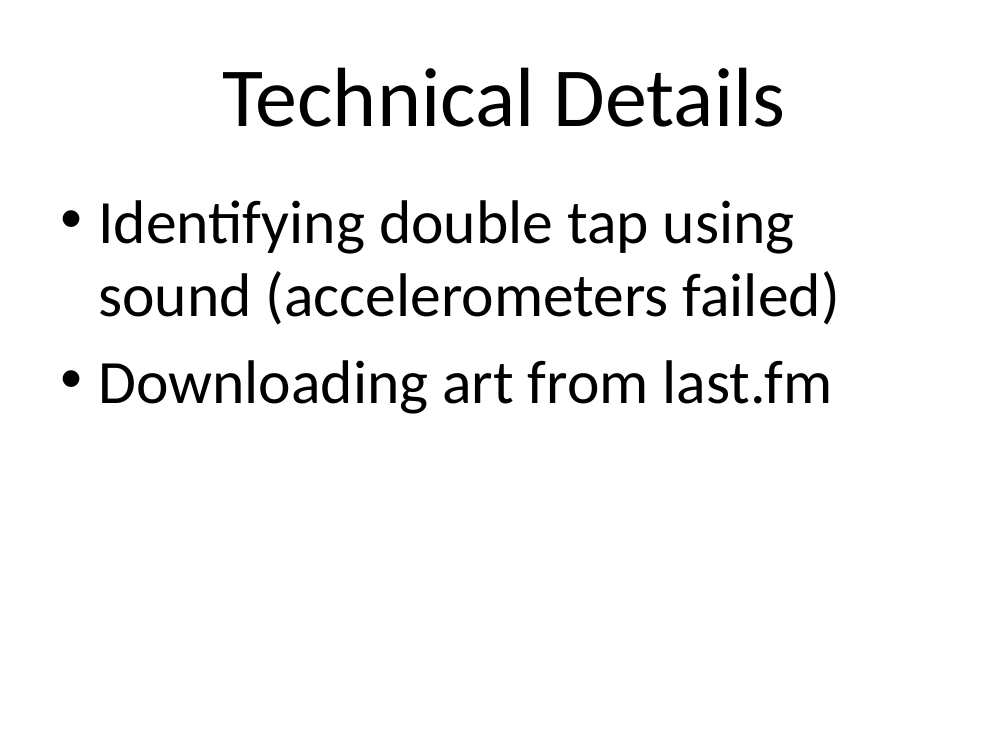
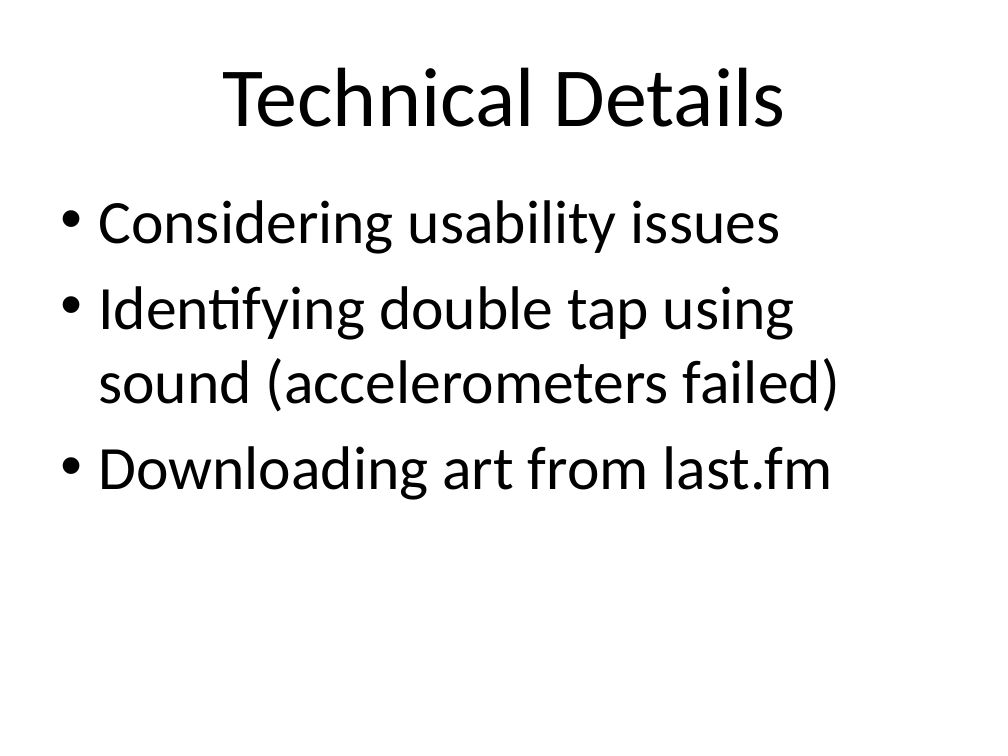
Before and after one commit to chibicorpse/kinoplayer, a slide deck: slide 6 of Docs/Presentation/Kino.pptx. Drawn at 1008x756 pixels with LibreOffice and Linux fonts; fonts in the diff are those of the drawing. Boxes give left, top, right and bottom in pixels: in the first picture for what was removed or moved away, otherwise in the second. Text is boxed around its words. In the diff, an @@ line names an element or a change of style, - is before the commit and + after.

```diff
--- a/Docs/Presentation/Kino.pptx
+++ b/Docs/Presentation/Kino.pptx
@@ text at [98, 200, 780, 254]: paragraph added @@
+• Considering usability issues
```
Also in this commit, not shown: 3 other slides changed.
